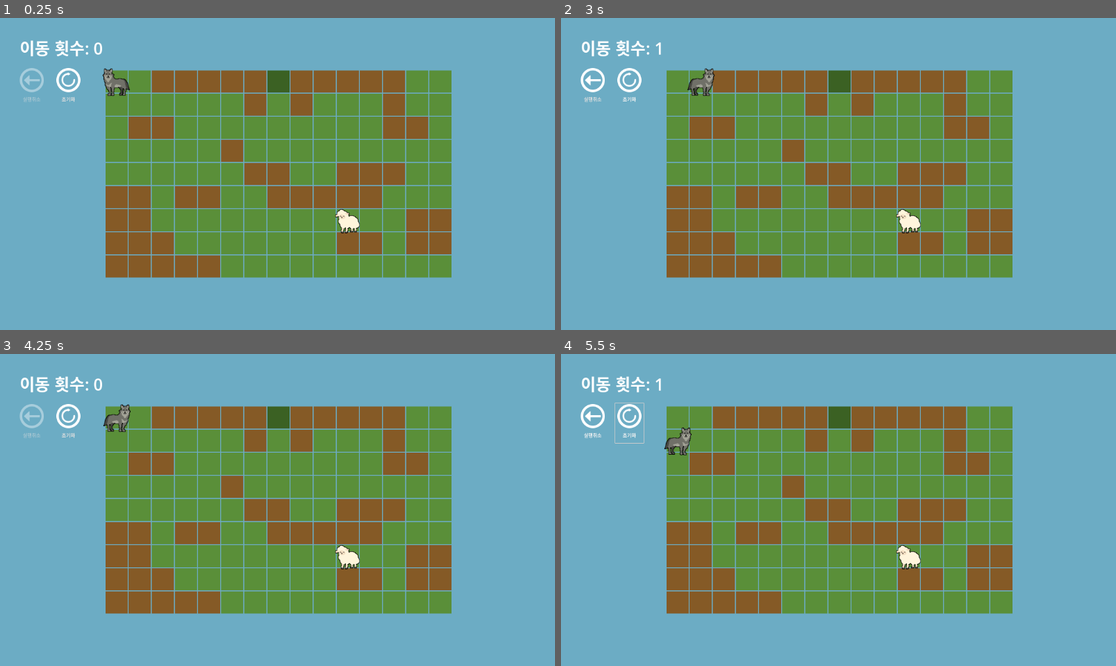
Above: before the commit, frames 1-4 (two rows, left to right).
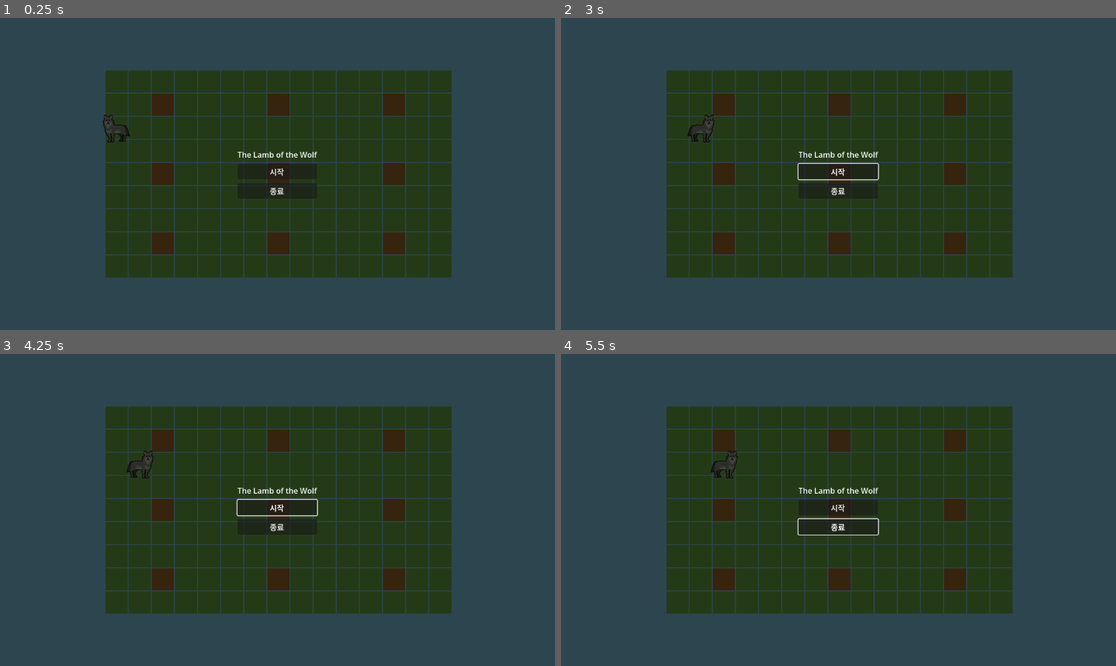
Above: after the commit, the same moments.

Repository: bnnajh7411-a11y/sokoban
Game: Godot game, scene res://scenes/Title.tscn
The game is run twice, just before and just after one commit, with the same random seed, the same clock (stepped at 60 frames per second) and the same inputs. Before the commit the project starts from res://scenes/Main.tscn.
Inputs (mouse positions are in pixels of both pictures, inside the frame that each line leads up to):
- Up to frame 1 (0.25 s): no input
- Up to frame 2 (3 s): click (838, 170) at 0.5 s, where only the run after the commit has a clickable "시작"; click (838, 170) at 1.25 s, where only the run after the commit has a clickable "시작"; click (627, 86) at 2 s, where only the run before the commit has a clickable "초기화"; tap Enter at 2.75 s; hold Right (ui_right) from 2.78 s (still down)
- Up to frame 3 (4.25 s): release Right (ui_right) at 3.5 s; click (33, 422) at 3.5 s, where only the run before the commit has a clickable "실행취소"
- Up to frame 4 (5.5 s): tap Space at 4.25 s; hold Down (ui_down) 4.28-5.03 s; hold Right (ui_right) from 5.03 s (still down)

The runs differ from the first frame. In frame 1, 100% of the frame differs, in the area x 0-100%, y 0-100%; in frame 2, 100%; in frame 3, 100%; in frame 4, 100%.

Commit message:
시작 씬 타이틀로 변경

Diff:
--- a/project.godot
+++ b/project.godot
@@ -11,7 +11,7 @@
 [application]
 
 config/name="Sokoban"
-run/main_scene="res://scenes/Main.tscn"
+run/main_scene="uid://m32m7mc7nxp"
 config/features=PackedStringArray("4.6", "Forward Plus")
 config/icon="res://icon.svg"
 
